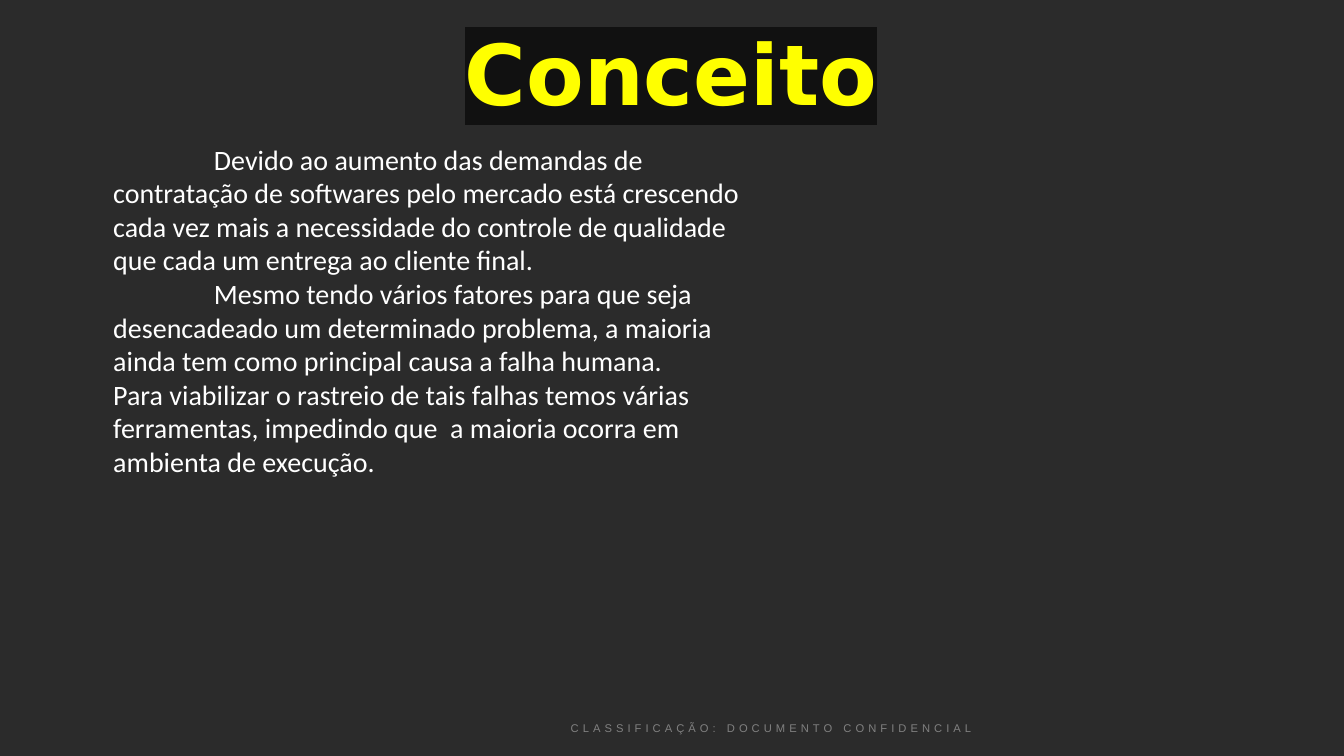
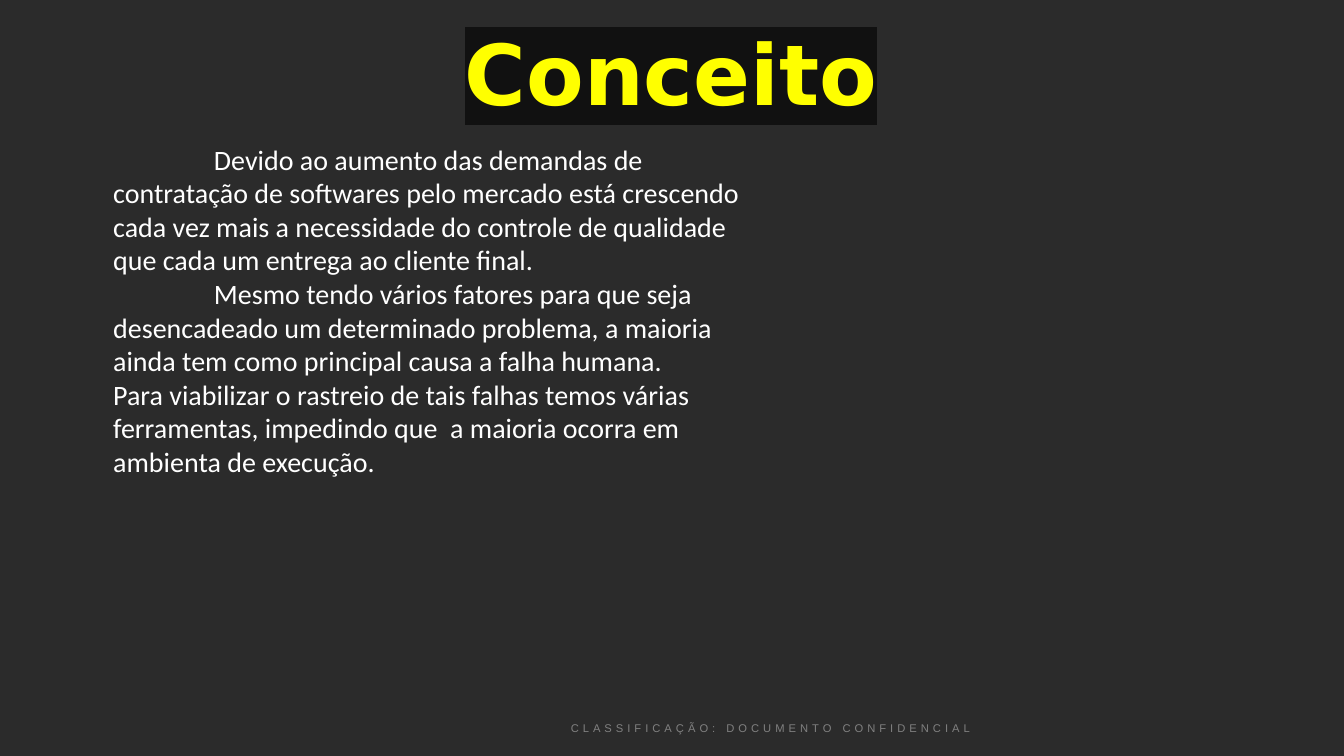
Before and after one commit to Giselesct/DaChristo, a slide deck: slide 2 of Sprint-14 Análise Estatica/CleartechSprint14.pptx. Drawn at 1344x756 pixels with LibreOffice and Linux fonts; fonts in the diff are those of the drawing; background and template pictures are left out; a plain dark background stands for a picture behind light text. Boxes give left, top, right and bottom in pixels: in the first picture for what was removed or moved away, otherwise in the second. Text is boxed around its words. In the diff, an @@ line names an element or a change of style, - is before the commit and + after.

```diff
--- a/Sprint-14 Análise Estatica/CleartechSprint14.pptx
+++ b/Sprint-14 Análise Estatica/CleartechSprint14.pptx
@@ text "CLASSIFICAÇÃO: DOCUMENTO CONFIDENCIAL" at (571,723,970,734): letter spacing 2.9 to 2.8 pt @@
```
Also in this commit, not shown: 3 other slides changed, 2 other files.
